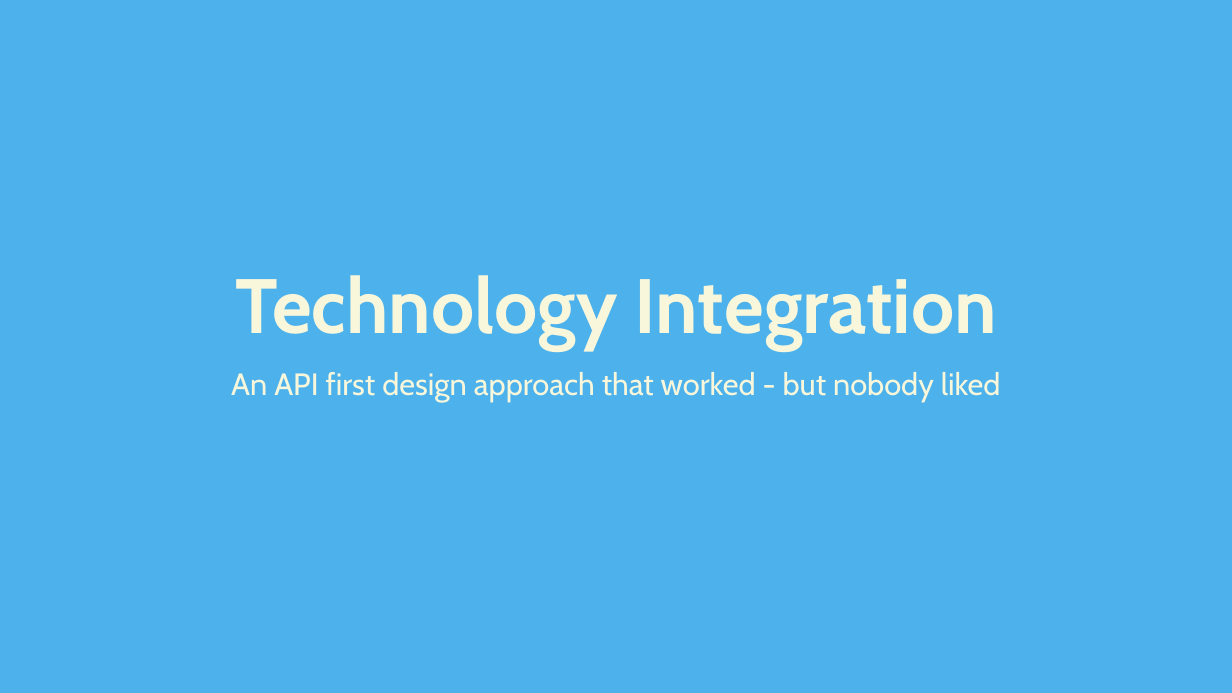
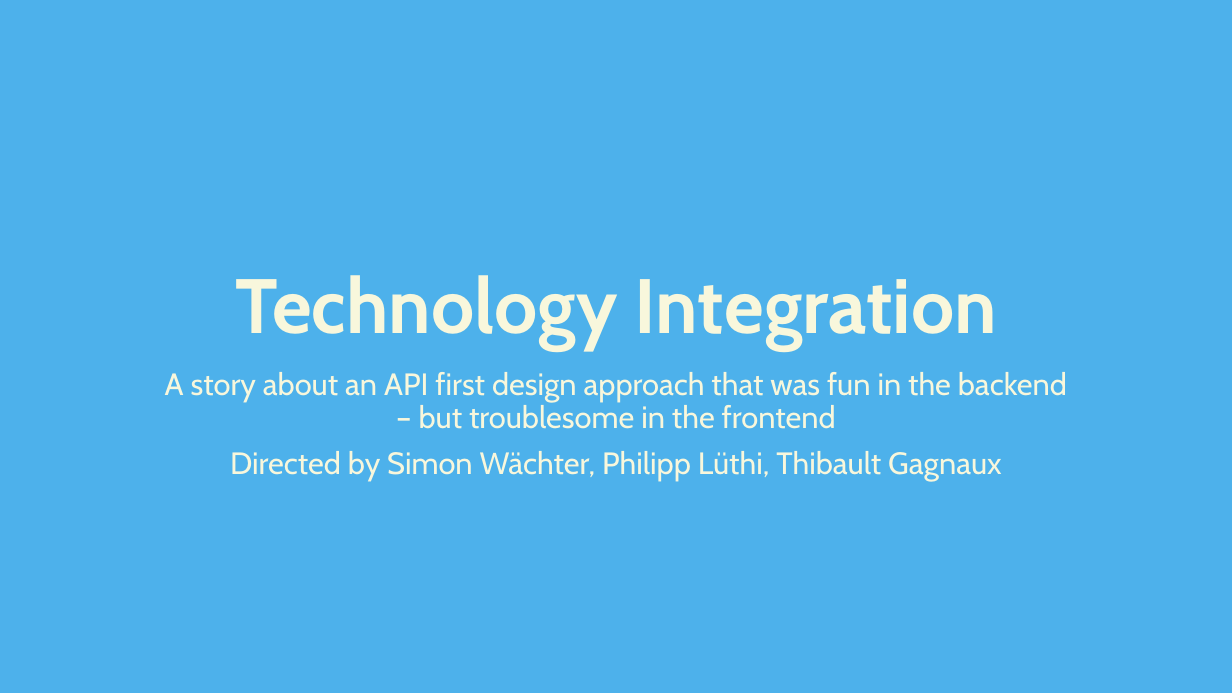
Before and after one commit to swaechter/fhnw-wodss, a slide deck: slide 1 of doc/Prasentation2.pptx. Drawn at 1232x693 pixels with LibreOffice and Linux fonts; fonts in the diff are those of the drawing. Boxes give left, top, right and bottom in pixels: in the first picture for what was removed or moved away, otherwise in the second. Text is boxed around its words. In the diff, an @@ line names an element or a change of style, - is before the commit and + after.

```diff
--- a/doc/Prasentation2.pptx
+++ b/doc/Prasentation2.pptx
@@ subtitle at (165, 372, 1067, 481): text changed @@
-An API first design approach that worked - but nobody liked
+A story about an API first design approach that was fun in the backend – but troublesome in the frontend
+Directed by Simon Wächter, Philipp Lüthi, Thibault Gagnaux
```
Also in this commit, not shown: 1 other slide changed, 1 slide added, 2 slides removed.
